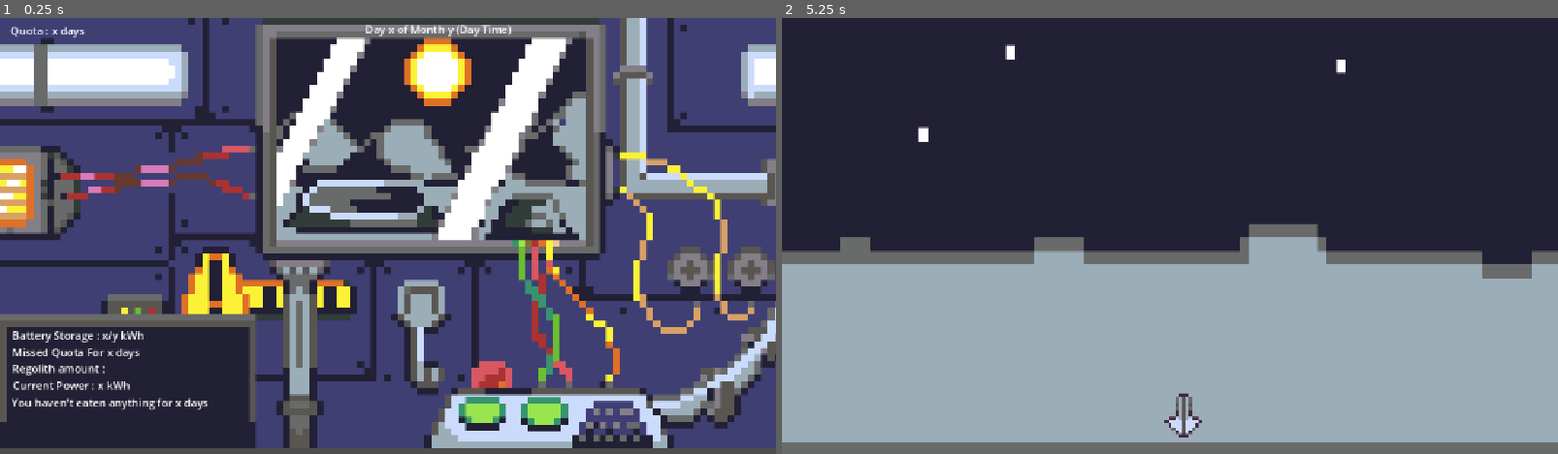
Above: before the commit, frames 1-2 (left to right).
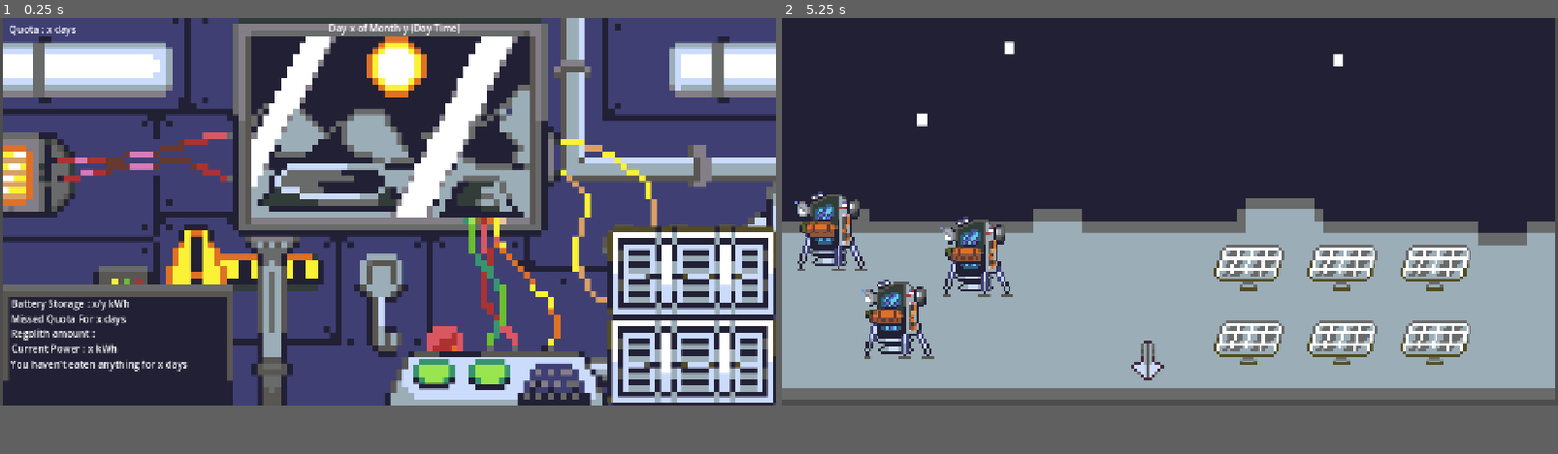
Above: after the commit, the same moments.

Repository: linhtetaye06/Game
Game: Godot game, scene res://main.tscn
Two runs of this game, one before a commit and one after it. Both use one fixed random seed, a clock stepped at 60 frames per second and the inputs below.
Inputs (mouse positions are in pixels of both pictures, inside the frame that each line leads up to; where the layout moved, square brackets give the same spot in the first picture):
- Up to frame 1 (0.25 s): no input
- Up to frame 2 (5.25 s): click (1216, 423) [1270, 419] at 0.5 s; click (1278, 423) [1332, 419] at 1.25 s; click (1216, 423) [1270, 419] at 2 s; click (1278, 423) [1332, 419] at 2.75 s; click (1216, 423) [1270, 419] at 3.5 s; click (1278, 423) [1332, 419] at 4.25 s; tap Enter at 5 s; move the mouse to (1208, 140) at 5.02 s; click (1208, 140) at 5.17 s
In our replay, the window is 800x450 before the commit and 800x400 after it. These sizes can differ from the game's own. Grey fills any space a smaller window leaves; there, only what the larger window draws over its background counts as a difference.

The runs differ from the first frame. In frame 1, 67% of the frame differs, in the area x 0-100%, y 0-100%; in frame 2, 21%.

Commit message:
Imporved sprites

Diff:
--- a/OutsideUI.tscn
+++ b/OutsideUI.tscn
@@ -3,46 +3,97 @@
 [ext_resource type="Texture2D" uid="uid://makpp4nsr5m6" path="res://Assests/Outside_field.png" id="1_7it1p"]
 [ext_resource type="Texture2D" uid="uid://ce2eip7uy6j5a" path="res://Assests/arrow.png" id="2_jwneo"]
 [ext_resource type="Script" uid="uid://r5tcvemfidh" path="res://UIarrow.gd" id="3_tycja"]
+[ext_resource type="Texture2D" uid="uid://bgdokj6sg0ix2" path="res://Assests/solarpaneloff.png" id="4_q235v"]
+[ext_resource type="Texture2D" uid="uid://do11x2rsufjgi" path="res://Assests/solarpanelon.png" id="5_ap1yg"]
+[ext_resource type="Texture2D" uid="uid://b2j3mongw7ccw" path="res://Assests/miners.png" id="6_ap1yg"]
 
 [node name="OutsideUi" type="Control" unique_id=1742708983]
 layout_mode = 3
 anchors_preset = 0
 
-[node name="GridContainer" type="GridContainer" parent="." unique_id=2116981308]
-layout_mode = 0
-offset_right = 233.0
-offset_bottom = 111.0
-
-[node name="solarpanel1" type="TextureButton" parent="GridContainer" unique_id=1163981864]
-layout_mode = 2
-
-[node name="TextureButton2" type="TextureButton" parent="GridContainer" unique_id=240303783]
-layout_mode = 2
-
-[node name="TextureButton3" type="TextureButton" parent="GridContainer" unique_id=2104069622]
-layout_mode = 2
-
-[node name="TextureButton4" type="TextureButton" parent="GridContainer" unique_id=327115101]
-layout_mode = 2
-
-[node name="TextureButton5" type="TextureButton" parent="GridContainer" unique_id=1704512063]
-layout_mode = 2
-
-[node name="TextureButton6" type="TextureButton" parent="GridContainer" unique_id=2049312004]
-layout_mode = 2
-
 [node name="TextureRect" type="TextureRect" parent="." unique_id=1568267786]
 layout_mode = 0
-offset_right = 1155.0
-offset_bottom = 651.0
+offset_right = 1276.0
+offset_bottom = 631.0
 texture = ExtResource("1_7it1p")
 
 [node name="Arrow" type="TextureButton" parent="." unique_id=2097131816]
 layout_mode = 0
-offset_left = 555.0
-offset_top = 554.0
-offset_right = 723.0
-offset_bottom = 698.0
+offset_left = 562.0
+offset_top = 529.0
+offset_right = 730.0
+offset_bottom = 673.0
 scale = Vector2(0.5, 0.5)
 texture_normal = ExtResource("2_jwneo")
 script = ExtResource("3_tycja")
+
+[node name="GridContainer" type="GridContainer" parent="." unique_id=2116981308]
+layout_mode = 0
+offset_left = 703.0
+offset_top = 375.0
+offset_right = 1461.0
+offset_bottom = 1051.0
+columns = 3
+
+[node name="solarpanel1" type="TextureButton" parent="GridContainer" unique_id=1969000232]
+custom_minimum_size = Vector2(150, 120)
+layout_mode = 2
+texture_normal = ExtResource("4_q235v")
+texture_pressed = ExtResource("5_ap1yg")
+ignore_texture_size = true
+stretch_mode = 4
+
+[node name="solarpanel2" type="TextureButton" parent="GridContainer" unique_id=368924349]
+custom_minimum_size = Vector2(150, 120)
+layout_mode = 2
+texture_normal = ExtResource("4_q235v")
+texture_pressed = ExtResource("5_ap1yg")
+ignore_texture_size = true
+stretch_mode = 4
+
+[node name="solarpanel3" type="TextureButton" parent="GridContainer" unique_id=1583845892]
+custom_minimum_size = Vector2(150, 120)
+layout_mode = 2
+texture_normal = ExtResource("4_q235v")
+texture_pressed = ExtResource("5_ap1yg")
+ignore_texture_size = true
+stretch_mode = 4
+
+[node name="solarpanel4" type="TextureButton" parent="GridContainer" unique_id=799671783]
+custom_minimum_size = Vector2(150, 120)
+layout_mode = 2
+texture_normal = ExtResource("4_q235v")
+texture_pressed = ExtResource("5_ap1yg")
+ignore_texture_size = true
+stretch_mode = 4
+
+[node name="solarpanel5" type="TextureButton" parent="GridContainer" unique_id=1536015277]
+custom_minimum_size = Vector2(150, 120)
+layout_mode = 2
+texture_normal = ExtResource("4_q235v")
+texture_pressed = ExtResource("5_ap1yg")
+ignore_texture_size = true
+stretch_mode = 4
+
+[node name="solarpanel6" type="TextureButton" parent="GridContainer" unique_id=406798473]
+custom_minimum_size = Vector2(150, 120)
+layout_mode = 2
+texture_normal = ExtResource("4_q235v")
+texture_pressed = ExtResource("5_ap1yg")
+ignore_texture_size = true
+stretch_mode = 4
+
+[node name="Miners" type="Sprite2D" parent="." unique_id=48871611]
+position = Vector2(83.5, 353.25)
+scale = Vector2(0.4139073, 0.41015628)
+texture = ExtResource("6_ap1yg")
+
+[node name="Miners2" type="Sprite2D" parent="." unique_id=539781159]
+position = Vector2(324, 395)
+scale = Vector2(0.4139073, 0.41015628)
+texture = ExtResource("6_ap1yg")
+
+[node name="Miners3" type="Sprite2D" parent="." unique_id=335650365]
+position = Vector2(193, 498)
+scale = Vector2(0.4139073, 0.41015628)
+texture = ExtResource("6_ap1yg")
--- /dev/null
+++ b/Processing.gd
@@ -0,0 +1 @@
+extends Node
--- a/main.tscn
+++ b/main.tscn
@@ -4,6 +4,7 @@
 [ext_resource type="Script" uid="uid://bhaxci2doslo7" path="res://Scripts/SwitchUI.gd" id="2_h2yge"]
 [ext_resource type="Texture2D" uid="uid://cfwej46xdoiob" path="res://Assests/button.png" id="3_1bvp3"]
 [ext_resource type="Texture2D" uid="uid://d3w6yuuo0n6ba" path="res://Assests/Button-pressed.png" id="4_lquwl"]
+[ext_resource type="Texture2D" uid="uid://bdgtkk3x7ghb2" path="res://Assests/battery.png" id="5_lquwl"]
 
 [sub_resource type="RectangleShape2D" id="RectangleShape2D_ifeun"]
 size = Vector2(510, 350)
@@ -15,8 +16,9 @@
 
 [node name="TextureRect" type="TextureRect" parent="." unique_id=427556133]
 layout_mode = 0
-offset_right = 40.0
-offset_bottom = 40.0
+offset_left = 4.0
+offset_right = 1284.0
+offset_bottom = 640.0
 texture = ExtResource("1_0xm2m")
 
 [node name="Area2D" type="Area2D" parent="." unique_id=872284658]
@@ -106,4 +108,14 @@
 offset_bottom = 28.0
 text = "Day x of Month y (Day Time)"
 
+[node name="Battery" type="Sprite2D" parent="." unique_id=1223124539]
+position = Vector2(1143, 566)
+scale = Vector2(1.1040846, 1.2112402)
+texture = ExtResource("5_lquwl")
+
+[node name="Battery2" type="Sprite2D" parent="." unique_id=947224133]
+position = Vector2(1144, 420)
+scale = Vector2(1.1040846, 1.2112402)
+texture = ExtResource("5_lquwl")
+
 [connection signal="input_event" from="Area2D" to="Area2D" method="_on_input_event"]
--- a/project.godot
+++ b/project.godot
@@ -17,6 +17,8 @@
 
 [display]
 
+window/size/viewport_width=1280
+window/size/viewport_height=640
 window/stretch/mode="canvas_items"
 window/stretch/aspect="expand"
 
Binary file added: Assests/battery.png
Not shown, added: Assests/battery.png.import
Binary file added: Assests/big_miner.png
Not shown, added: Assests/big_miner.png.import
Binary file added: Assests/medium_miner.png
Not shown, added: Assests/medium_miner.png.import
Binary file added: Assests/miners.png
Not shown, added: Assests/miners.png.import
Binary file added: Assests/small_miner.png
Not shown, added: Assests/small_miner.png.import
Binary file changed: Assests/solarpaneloff.png
Binary file changed: Assests/solarpanelon.png
(and 1 more such lines)
